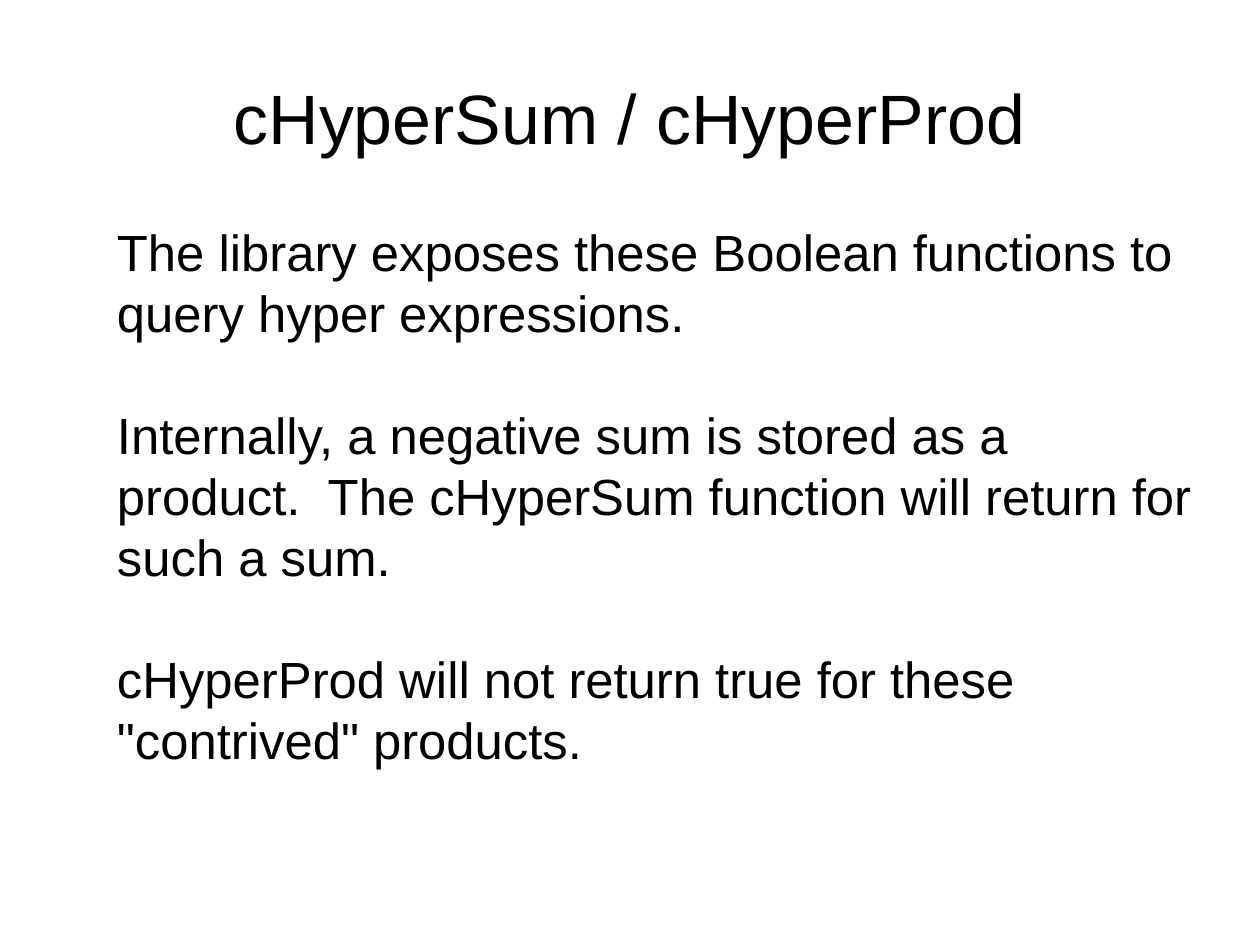
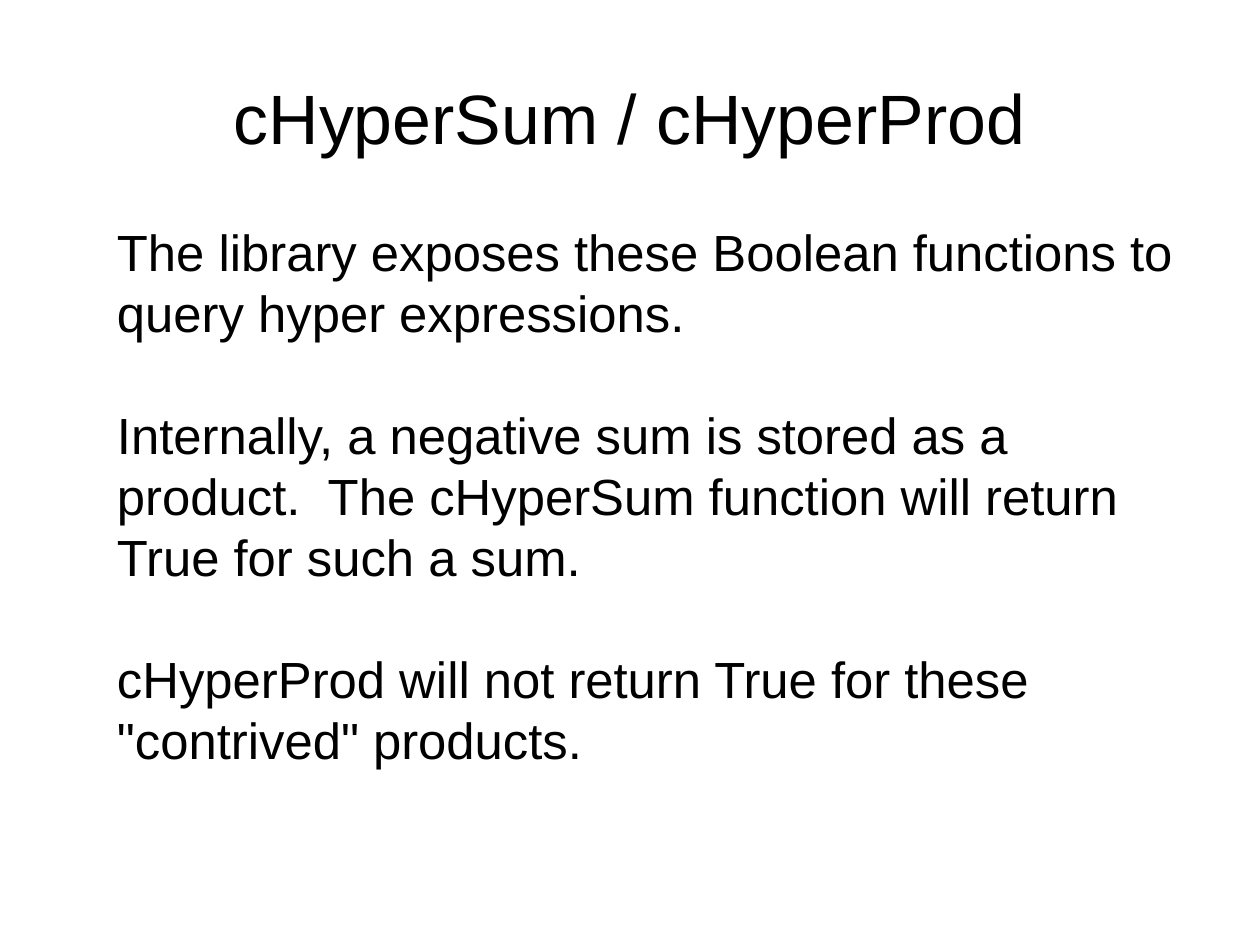
Before and after one commit to grandpascorpion/canon, a slide deck: slide 39 of goBigOrGoHome.odp. Drawn at 1260x945 pixels with LibreOffice and Linux fonts; fonts in the diff are those of the drawing. Boxes give left, top, right and bottom in pixels: in the first picture for what was removed or moved away, otherwise in the second. Text is boxed around its words. In the diff, an @@ line names an element or a change of style, - is before the commit and + after.

```diff
--- a/goBigOrGoHome.odp
+++ b/goBigOrGoHome.odp
@@ text at <box>117,234,1172,770</box>: text changed @@
-The library exposes these Boolean functions to query hyper expressions.
-Internally, a negative sum is stored as a product. The cHyperSum function will return for such a sum.
-cHyperProd will not return true for these "contrived" products.
+The library exposes these Boolean functions to query hyper expressions.
+Internally, a negative sum is stored as a product. The cHyperSum function will return True for such a sum.
+cHyperProd will not return True for these "contrived" products.
```
Also in this commit, not shown: 17 other slides changed, 3 slides added.
